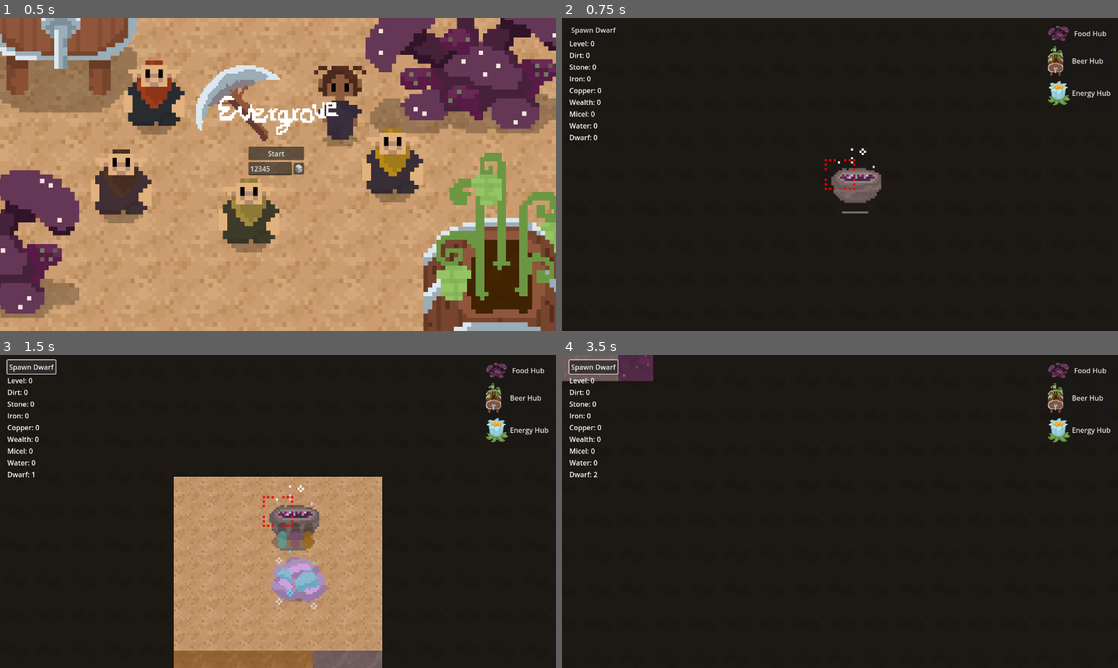
Above: before the commit, frames 1-4 (two rows, left to right).
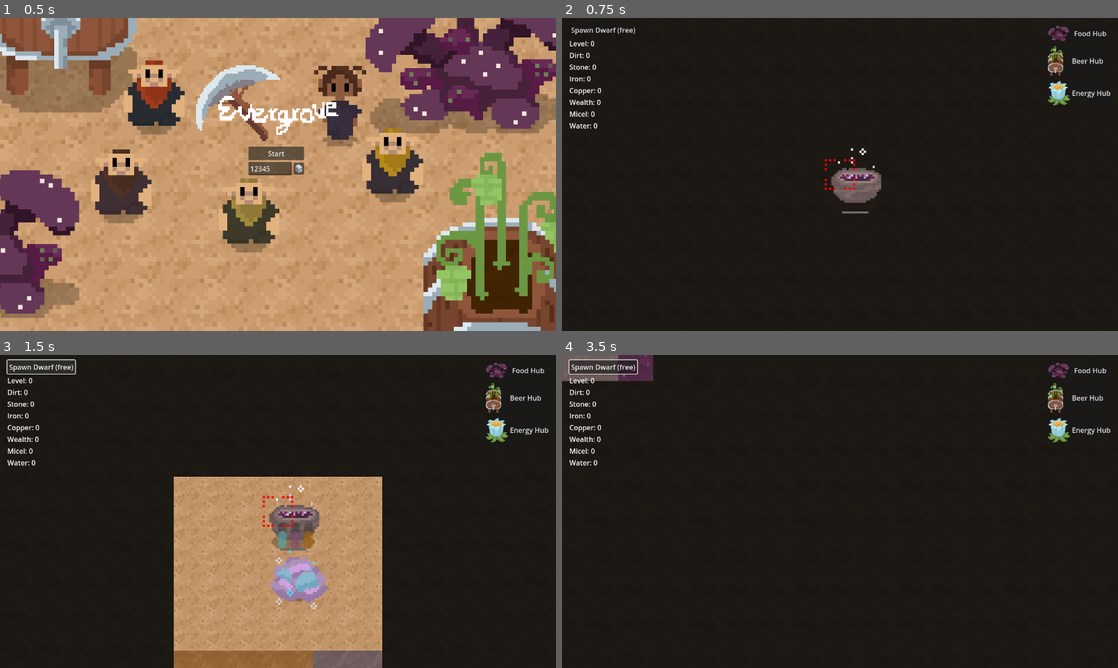
Above: after the commit, the same moments.

Repository: themoonforge/evergrove
Game: Godot game, scene res://main_menu/MainMenu.tscn
Same seed, same stepped clock (60 frames per second), same inputs: the game is played once before the commit and once after it.
Inputs (mouse positions are in pixels of both pictures, inside the frame that each line leads up to):
- Up to frame 1 (0.5 s): no input
- Up to frame 2 (0.75 s): click "Start" at 0.5 s
- Up to frame 3 (1.5 s): click "Spawn Dwarf" (after the commit: "Spawn Dwarf (free)") at 1.25 s
- Up to frame 4 (3.5 s): tap Enter at 2 s; move the mouse to (962, 495) at 2.02 s; hold Right (ui_right) 2.03-2.78 s; tap G at 2.1 s; click (962, 495) at 2.17 s; move the mouse to (728, 527) at 2.77 s; hold Down (ui_down) from 2.78 s (still down); tap Q at 2.85 s

Frame 1 is identical in both runs. In frame 2, less than 0.1% of the frame differs, in the area x 1-14%, y 3-40%; in frame 3, 0.1%; in frame 4, 0.2%, in the area x 1-14%, y 1-40%.

Commit message:
add dwarf costs

Diff:
--- a/evergrove/game_state.gd
+++ b/evergrove/game_state.gd
@@ -28,6 +28,8 @@
 @export var selected_dwarf: Dwarf
 
 @export var wealth_spend: int = 0
+
+@export var dwarf_spawn_cost: int = 0
 
 # Setter methods
 func _set_dirt(value: int) -> void:
@@ -79,7 +81,10 @@
 
 func _set_dwarfs(value: int) -> void:
 	dwarfs = value
-	gui.set_label_dwarf(str(dwarfs))
+	if dwarfs < 3:
+		set_spawn_dwarf_cost(0)
+	else:
+		set_spawn_dwarf_cost(max(value - 3, 0) * 10)
 
 # Increment and Decrement methods
 func inc_dirt(amount: int) -> void:
@@ -162,3 +167,7 @@
 
 func calc_wealth() -> int:
 	return silver * silver_factor + gold * gold_factor + gem * gem_factor - wealth_spend
+
+func set_spawn_dwarf_cost(cost: int) -> void:
+	dwarf_spawn_cost = cost
+	gui.set_spawn_cost(dwarf_spawn_cost)
--- a/evergrove/gui.gd
+++ b/evergrove/gui.gd
@@ -2,6 +2,7 @@
 
 const Utils = preload("./Utils.gd")
 
+@onready var game_state: GameState = $/root/Game/GameState
 @onready var world: World = $/root/Game/World
 @onready var factory = $/root/Game/Factory
 
@@ -17,6 +18,8 @@
 @onready var water_label: Label = $"./VFlowContainer/WaterLabel"
 @onready var dwarf_label: Label = $"./VFlowContainer/DwarfLabel"
 
+@onready var spawn_dwarf_button: Button = $"./VFlowContainer/SpawnDwarfButton"
+
 # Called when the node enters the scene tree for the first time.
 func _ready():
 	pass # Replace with function body.
@@ -26,6 +29,9 @@
 	pass
 
 func _on_spawn_dwarf_button_pressed():
+	if game_state.wealth < game_state.dwarf_spawn_cost:
+		return
+
 	var dungeon_layer_index = 0 # TODO use correct dungeon  layer
 	var position = spawn_position # TODO use correct position
 
@@ -84,6 +90,11 @@
 func _on_beer_hub_button_pressed():
 	world.set_cursor_type(Utils.CursorType.BUILD, Utils.BuildingType.BEER)
 
-
 func _on_energy_hub_button_pressed():
 	world.set_cursor_type(Utils.CursorType.BUILD, Utils.BuildingType.ENERGY)
+
+func set_spawn_cost(value: int) -> void:
+	if value > 0:
+		spawn_dwarf_button.text = "Spawn Dwarf (" + str(value) + " $)"
+	else:
+		spawn_dwarf_button.text = "Spawn Dwarf (free)"
